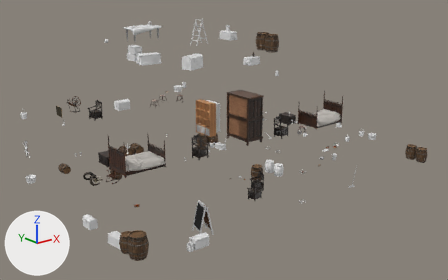
The glTF model assets/models/tavern/optimized/tavern_interior_props.gltf as it was, and as the next commit left it.
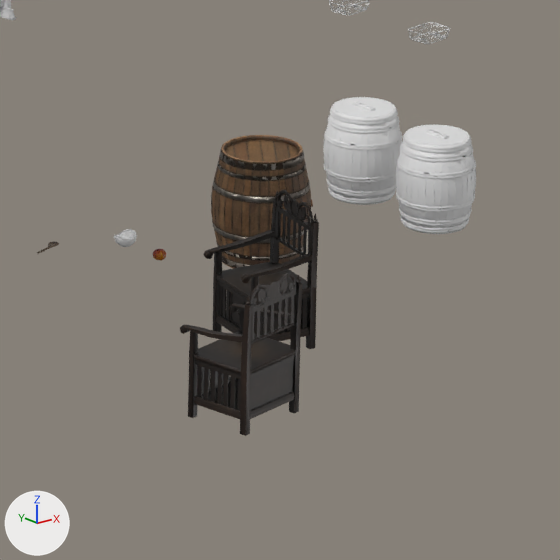
The first picture shows the older version from a 50 mm camera at (-7.7, -20.2, 20.1) aimed at (14.2, 7.1, 9.1). The close-ups show the older and then the newer version on the part from 50% to 66% of the width and 53% to 78% of the height of that picture. Only the edits that show in the close-ups are written down. The axes (+X, +Y, +Z) are drawn at lower left. The lights are the same throughout. Where no turn or scale is listed for an object, it has been applied to the vertices.

Objects in the first close-up: 'barrel.001', 'gallinera_chair.001', 'gallinera_chair.002', 'reserve_cask.001', 'reserve_cask.002' and 7 more.
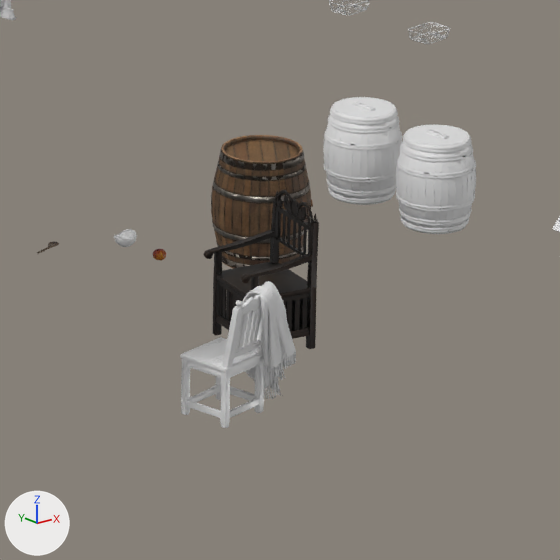
Location of each change, (x1, y1, x2, y2) in pixels of the close-ups (560 x 560 px):
```json
{"object": "gallinera_chair.001", "change": "moved, turned", "before": [180, 273, 303, 436], "after": [203, 190, 319, 349]}
{"object": "plaid_chair.001", "change": "added", "after": [180, 281, 296, 428]}
{"object": "cuckoo_case.001", "change": "added", "after": [552, 217, 560, 232]}
{"object": "gallinera_chair.002", "change": "unchanged, covered by the edit", "before": [203, 190, 319, 349]}
```

Scene script edits in JSON lines:
```json
{"op": "add", "block": "img_plaid_chair_nor_gl_1024", "code": ["img_plaid_chair_nor_gl_1024 = load_image('plaid_chair_nor_gl_1024', '../tavern_interior_textures/plaid_chair_nor_gl_1024.jpg', 2048, 2048, 'Non-Color')"]}
{"op": "add", "block": "img_plaid_chair_mr_1024", "code": ["img_plaid_chair_mr_1024 = load_image('plaid_chair_mr_1024', '../tavern_interior_textures/plaid_chair_mr_1024.jpg', 2048, 2048, 'Non-Color')"]}
{"op": "add", "block": "img_cuckoo_clock_mr_1024", "code": ["img_cuckoo_clock_mr_1024 = load_image('cuckoo_clock_mr_1024', '../tavern_interior_textures/cuckoo_clock_mr_1024.jpg', 2048, 2048, 'Non-Color')"]}
{"op": "add", "block": "img_cuckoo_clock_nor_gl_1024", "code": ["img_cuckoo_clock_nor_gl_1024 = load_image('cuckoo_clock_nor_gl_1024', '../tavern_interior_textures/cuckoo_clock_nor_gl_1024.jpg', 2048, 2048, 'Non-Color')"]}
{"op": "add", "block": "mat_plaid_chair_001", "code": ["mat_plaid_chair_001 = bpy.data.materials.new('plaid_chair.001')", "# uses the picture img_plaid_chair_mr_1024", "# uses the picture img_plaid_chair_nor_gl_1024"]}
{"op": "add", "block": "mat_cuckoo_clock_001", "code": ["mat_cuckoo_clock_001 = bpy.data.materials.new('cuckoo_clock.001')", "# uses the picture img_cuckoo_clock_mr_1024", "# uses the picture img_cuckoo_clock_nor_gl_1024"]}
{"op": "add", "block": "me_plaid_chair", "code": ["me_plaid_chair = bpy.data.meshes.new('plaid_chair')", "me_plaid_chair.from_pydata(...)  # 15304 vertices, 15946 faces; spans x -0.338..0.325, y -0.24..0.291, z 0.0..0.928", "me_plaid_chair.materials.append(mat_plaid_chair_001)  # its picture is missing"]}
{"op": "add", "block": "me_cuckoo_case", "code": ["me_cuckoo_case = bpy.data.meshes.new('cuckoo_case')", "me_cuckoo_case.from_pydata(...)  # 12400 vertices, 12334 faces; spans x -0.199..0.199, y -0.097..0.097, z 0.0..0.635", "me_cuckoo_case.materials.append(mat_cuckoo_clock_001)  # its picture is missing"]}
{"op": "set", "path": "ob_gallinera_chair_001.location", "old": "(13.208, 3.268, 6.93)", "new": "(14.159, 4.139, 6.93)"}
{"op": "set", "path": "ob_gallinera_chair_001.rotation_euler", "old": "(0.0, 0.0, -2.985)", "new": "(0.0, 0.0, -1.775)", "note": "degrees (0, 0, -171) -> degrees (0, 0, -102)"}
{"op": "add", "block": "ob_plaid_chair_001", "code": ["ob_plaid_chair_001 = bpy.data.objects.new('plaid_chair.001', me_plaid_chair)", "ob_plaid_chair_001.location = (13.208, 3.268, 6.93)"]}
{"op": "add", "block": "ob_cuckoo_case_001", "code": ["ob_cuckoo_case_001 = bpy.data.objects.new('cuckoo_case.001', me_cuckoo_case)", "ob_cuckoo_case_001.location = (13.5, 0.407, 8.62)"]}
```
